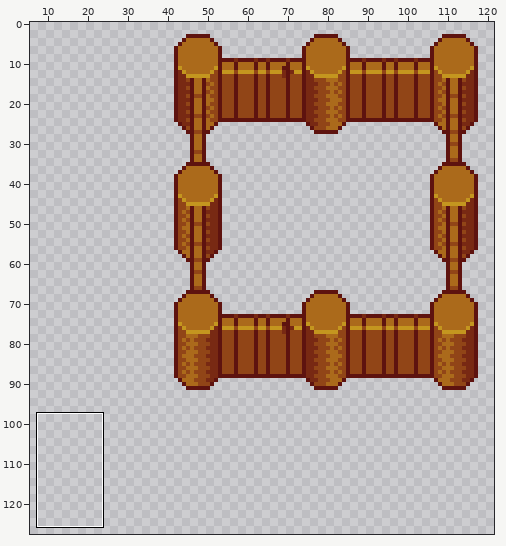
One commit to this sprite sheet: Meedia/Graafika/Items/Aed.png. Above: a wide view before the commit, with the close-up outlined.
Close-up. As it was:
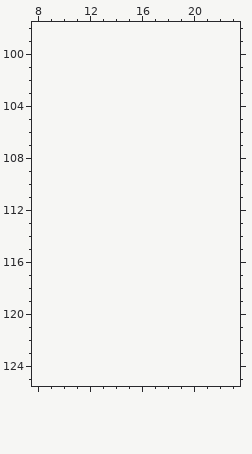
The file is 96x96 pixels. Colours within 5 levels of each other are drawn and written as one. Shown: x 8..23, y 98..125. The old version is drawn lined up with the new one, on the new canvas. The wide view leaves out empty margins. The commit also changed other parts of the picture, which this record leaves out.
Palette (. is transparent): 
After the commit:
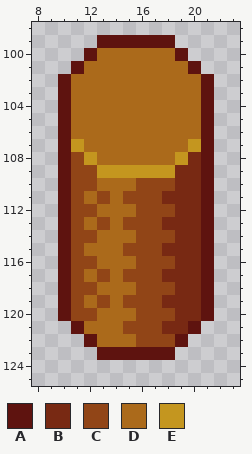
Colours new in this view: A #5e130f  B #782913  C #914517  D #ab6a1b  E #c4961f
Difference:
canvas 96x96 -> 128x128, the old top-left corner now at 32,1
The author put colour A in row 99 at x 13 to 18; in row 100 at x 12 and 19; in row 101 at x 11 and 20; in rows 102 to 120 at x 10 and 21; in row 121 at x 11 and 20; in row 122 at x 12 and 19.
The author put colour A in row 123 at x 13 to 18.
The author put colour B in row 108 at x 20; in rows 109 to 110 at x 19 to 20; in row 111 at x 18 to 20; in row 112 at x 19 to 20; in row 113 at x 18 to 20; in row 114 at x 19 to 20.
The author put colour B in row 115 at x 18 to 20; in row 116 at x 19 to 20; in row 117 at x 18 to 20; in row 118 at x 19 to 20; in row 119 at x 18 to 20; in row 120 at x 19 to 20.
The author put colour B in row 121 at x 18 to 19.
The author put colour C in row 108 at x 11; in row 109 at x 11 to 12; in row 110 at x 11 to 12 and 16 to 18; in row 111 at x 11, 13 and 15 to 17; in row 112 at x 11 to 12 and 16 to 18; in row 113 at x 11, 13 and 15 to 17.
The author put colour C in row 114 at x 11 to 12 and 16 to 18; in row 115 at x 11 and 15 to 17; in row 116 at x 11 to 12 and 16 to 18; in row 117 at x 11, 13 and 15 to 17; in row 118 at x 11 to 12 and 16 to 18; in row 119 at x 11, 13 and 15 to 17.
The author put colour C in row 120 at x 11 to 12 and 16 to 18; in row 121 at x 15 to 17; in row 122 at x 16 to 18.
The author put colour D in row 100 at x 13 to 18; in row 101 at x 12 to 19; in rows 102 to 106 at x 11 to 20; in row 107 at x 12 to 19; in row 108 at x 13 to 18; in row 110 at x 13 to 15.
The author put colour D in row 111 at x 12 and 14; in row 112 at x 13 to 15; in row 113 at x 12 and 14; in row 114 at x 13 to 15; in row 115 at x 12 to 14; in row 116 at x 13 to 15.
The author put colour D in row 117 at x 12 and 14; in row 118 at x 13 to 15; in row 119 at x 12 and 14; in row 120 at x 13 to 15; in row 121 at x 12 to 14; in row 122 at x 13 to 15.
The author put colour E in row 107 at x 11 and 20; in row 108 at x 12 and 19; in row 109 at x 13 to 18.
